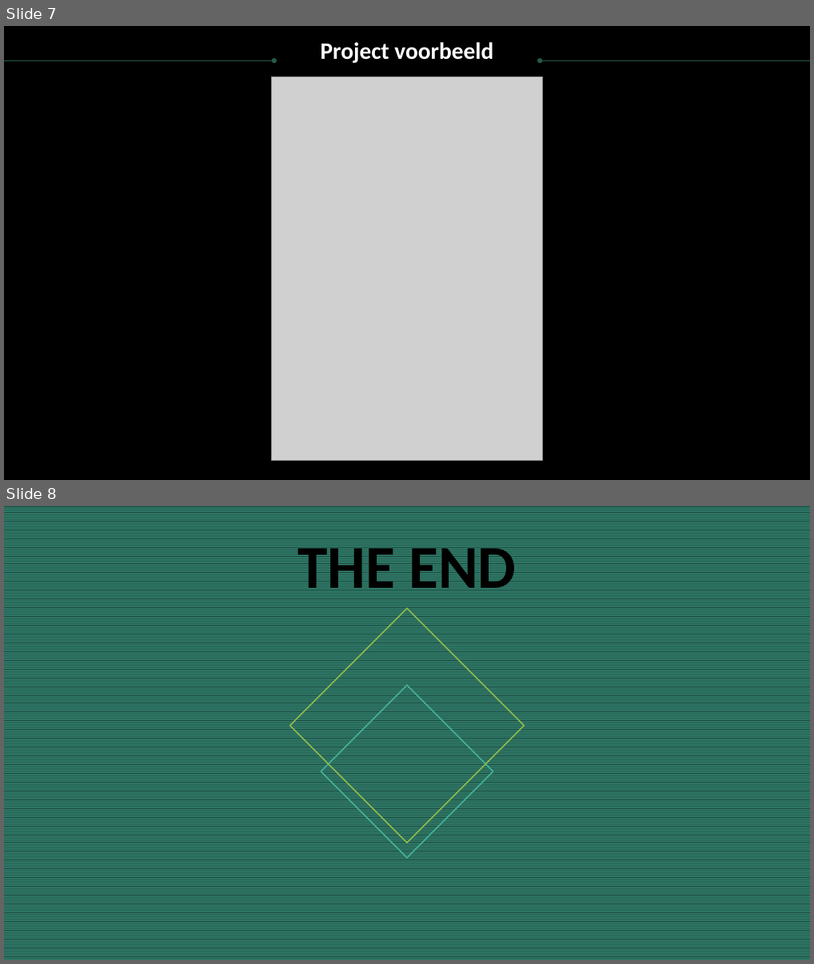
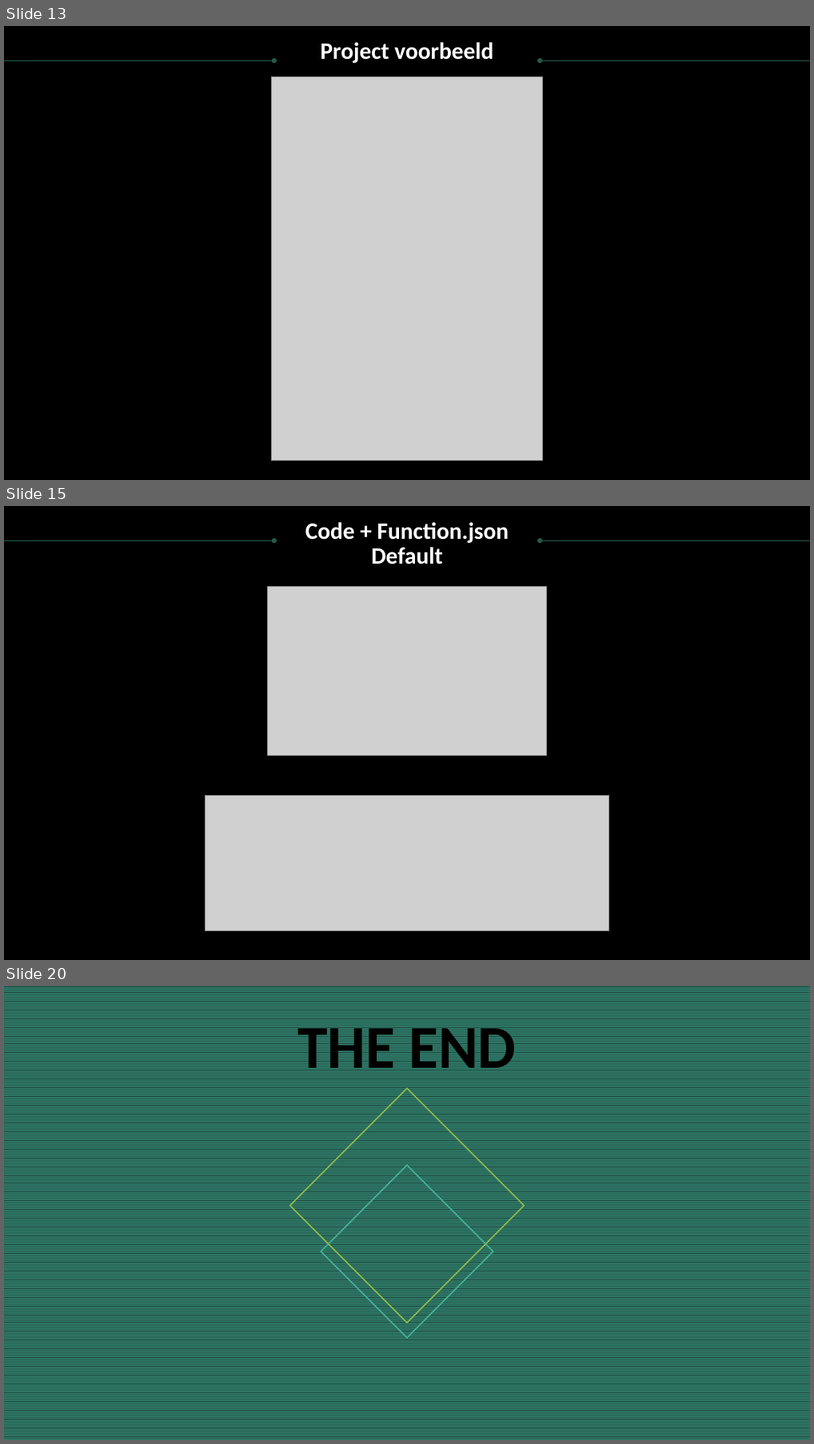
Before and after one commit to RamboBD/CloudMinorDocumenten, a slide deck: Function apps Research story.pptx. Shown one above the other, each under a label of ours: slides 7 and 8 before the commit, slides 13, 15 and 20 after it; the slides between them are not shown. The pictures are 814x964 and 814x1444 pixels, drawn with LibreOffice and Linux fonts; fonts in the diff are those of the drawing; grey boxes stand for pictures; background and template pictures are left out. Boxes give left, top, right and bottom in pixels: in the first picture for what was removed or moved away, otherwise in the second. Text is boxed around its words. In the diff, an @@ line names an element or a change of style, - is before the commit and + after.

```diff
--- a/Function apps Research story.pptx
+++ b/Function apps Research story.pptx
@@ slide 15 added at (4,506,810,960), background picture (left out) @@
@@ text added at (306,522,510,564), 28 pt, text #FFFFFF, bold @@
+Code + Function.json
+Default
@@ arrow added from (4, 540) to (274, 540), #23594C 0.75 pt @@
@@ arrow added from (810, 540) to (540, 540), #23594C 0.75 pt @@
@@ picture added at (268,587,546,755) @@
@@ picture added at (205,795,610,931) @@
@@ what was slide 7 is now slide 13 @@
@@ what was slide 8 is now slide 20 @@
```
Also in this commit, not shown: 3 slides changed, 11 other slides added.
